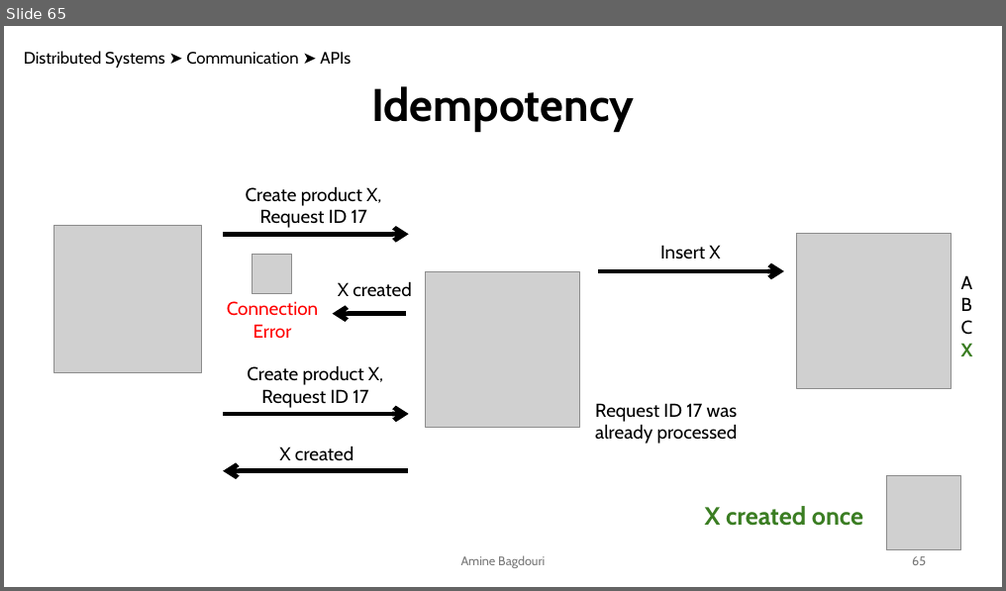
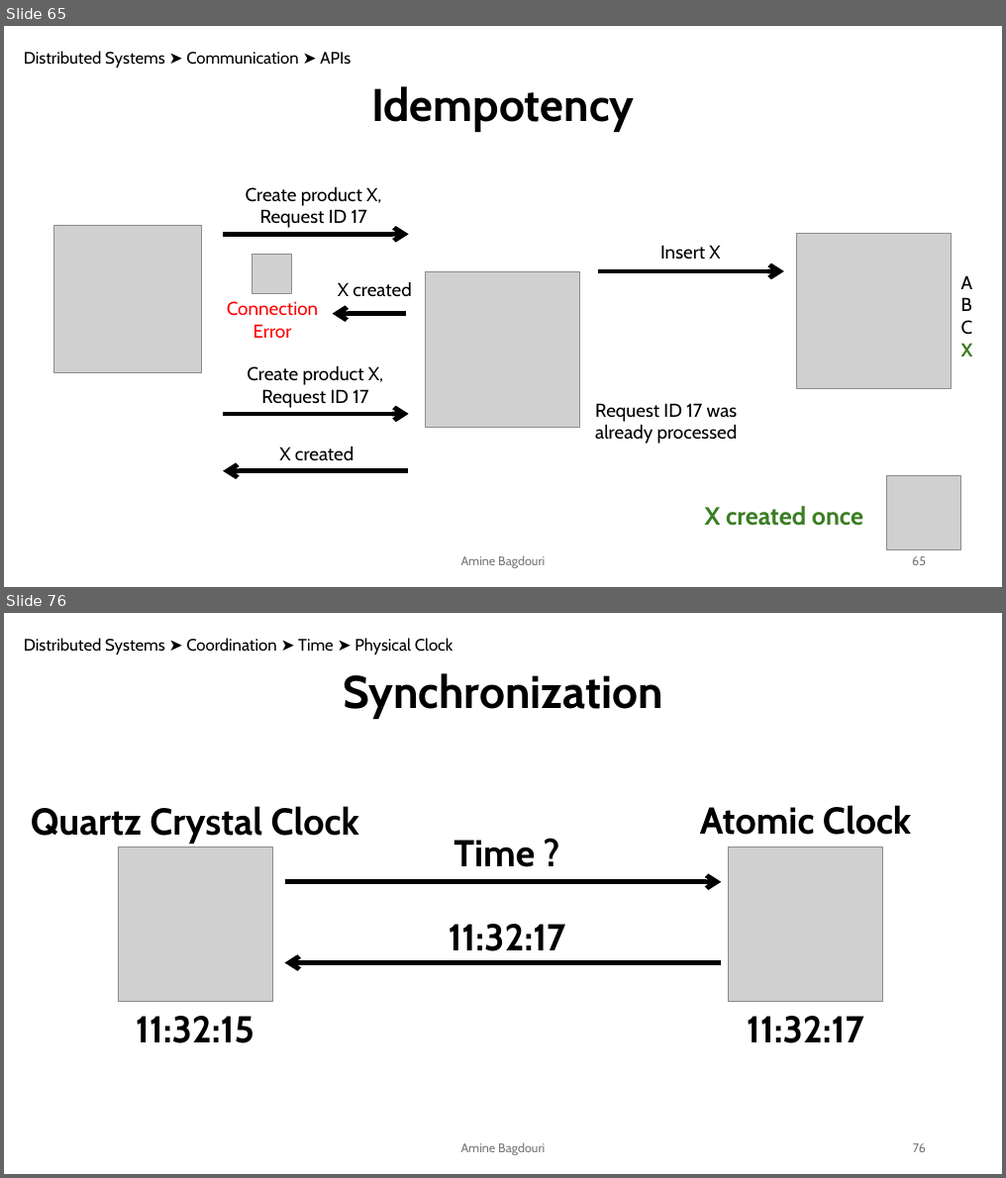
Before and after one commit to aminebag/distributed_systems, a slide deck: distributed_architectures.pptx. Shown one above the other, each under a label of ours: slide 65 before the commit, slides 65 and 76 after it; the slides between them are not shown. The pictures are 1006x591 and 1006x1178 pixels, drawn with LibreOffice and Linux fonts; fonts in the diff are those of the drawing; grey boxes stand for pictures. Boxes give left, top, right and bottom in pixels: in the first picture for what was removed or moved away, otherwise in the second. Text is boxed around its words. In the diff, an @@ line names an element or a change of style, - is before the commit and + after.

```diff
--- a/distributed_architectures.pptx
+++ b/distributed_architectures.pptx
@@ slide 76 added at bbox=[4, 613, 1002, 1174], background #FFFFFF @@
@@ text added at bbox=[24, 638, 453, 655], 16 pt, text #000000 @@
+Distributed Systems ➤ Coordination ➤ Time ➤ Physical Clock
@@ text added at bbox=[343, 673, 663, 719], 44 pt, text #000000, bold @@
+Synchronization
@@ text added at bbox=[31, 806, 359, 844], 36 pt, text #000000, bold @@
+Quartz Crystal Clock
@@ text added at bbox=[700, 805, 911, 835], 36 pt, text #000000, bold @@
+Atomic Clock
@@ picture added at bbox=[118, 848, 272, 1002] @@
@@ text added at bbox=[453, 840, 535, 867], 36 pt, text #000000, bold @@
+Time ?
@@ picture added at bbox=[729, 848, 884, 1002] @@
@@ arrow added from (285, 881) to (721, 881), #000000 4.5 pt @@
@@ text added at bbox=[449, 924, 566, 952], 36 pt, text #000000, bold @@
+11:32:17
@@ arrow added from (721, 963) to (285, 963), #000000 4.5 pt @@
@@ text added at bbox=[136, 1016, 254, 1044], 36 pt, text #000000, bold @@
+11:32:15
@@ text added at bbox=[746, 1016, 864, 1044], 36 pt, text #000000, bold @@
+11:32:17
@@ text added at bbox=[461, 1143, 545, 1156], 12 pt, text #797979 @@
+Amine Bagdouri
@@ page number added at bbox=[913, 1144, 926, 1153], 12 pt, text #797979 @@
+76
```
Also in this commit, not shown: 1 slide changed, 62 other slides added.
